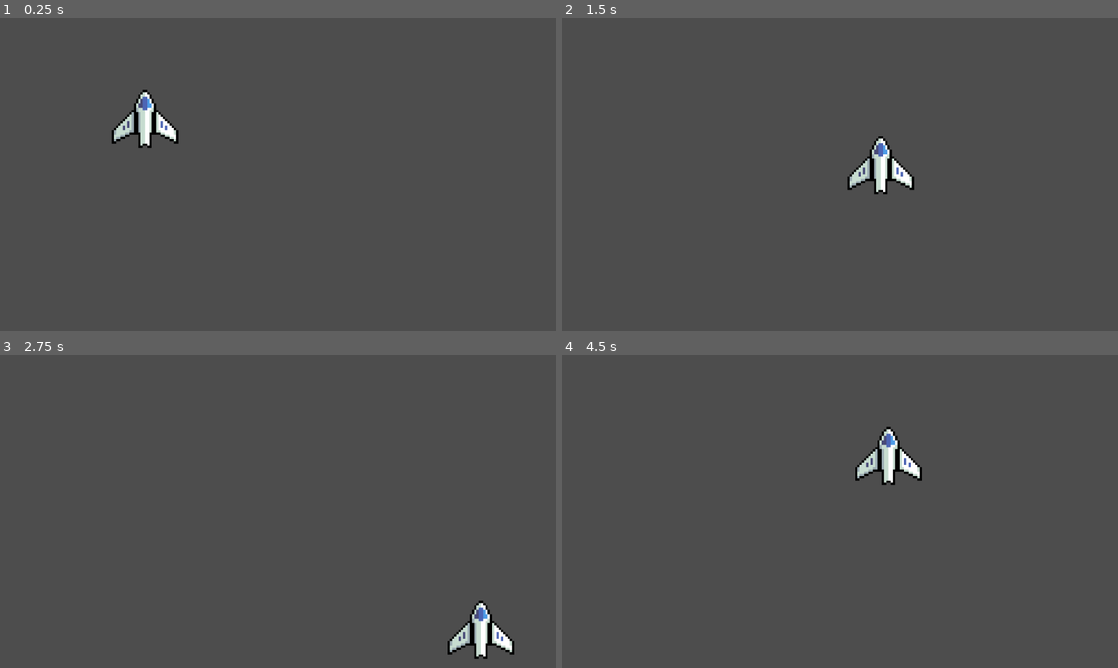
Above: before the commit, frames 1-4 (two rows, left to right).
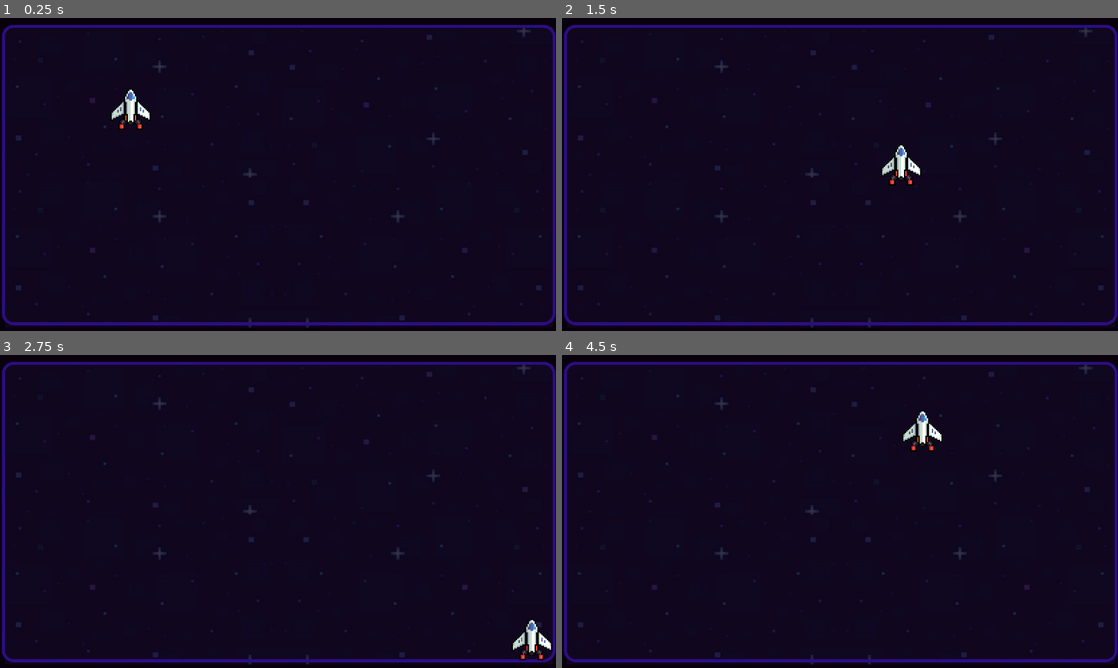
Above: after the commit, the same moments.

Repository: Guilherme-Abraao/ux-game
Game: Godot game, scene res://sapace.tscn
Two runs of this game, one before a commit and one after it. Both use one fixed random seed, a clock stepped at 60 frames per second and the inputs below.
Inputs (mouse positions are in pixels of both pictures, inside the frame that each line leads up to):
- Up to frame 1 (0.25 s): no input
- Up to frame 2 (1.5 s): tap Enter at 0.5 s; hold Right (ui_right) 0.53-1.28 s; hold Down (ui_down) from 1.28 s (still down)
- Up to frame 3 (2.75 s): release Down (ui_down) at 2.03 s; hold Right (ui_right) from 2.03 s (still down)
- Up to frame 4 (4.5 s): release Right (ui_right) at 2.78 s; hold Up (ui_up) 2.78-3.53 s; hold Left (ui_left) 3.53-4.25 s; tap Escape (ui_cancel) at 4.15 s; click (840, 495) at 4.25 s, where only the run after the commit has a clickable "RESUME"

The runs differ from the first frame. In frame 1, 100% of the frame differs, in the area x 0-100%, y 0-100%; in frame 2, 100%; in frame 3, 100%; in frame 4, 100%.

Commit message:
Tela de Pausa e Background

Diff:
--- /dev/null
+++ b/pause_menu.gd
@@ -0,0 +1,29 @@
+extends CanvasLayer
+
+@onready var resume_btn = $menu_holder/resume_btn
+@onready var quit_btn_2 = $menu_holder/quit_btn2
+
+# Called when the node enters the scene tree for the first time.
+func _ready():
+	visible = false
+
+
+# Called every frame. 'delta' is the elapsed time since the previous frame.
+func _process(delta):
+	pass
+
+
+func _unhandled_input(event):
+	if event.is_action_pressed("ui_cancel"):
+		visible = true
+		get_tree().paused = true
+		resume_btn.grab_focus()
+
+
+func _on_resume_btn_pressed():
+	get_tree().paused = false
+	visible = false
+
+
+func _on_quit_btn_2_pressed():
+	get_tree().quit()
--- /dev/null
+++ b/prefabs/pause_menu.tscn
@@ -0,0 +1,47 @@
+[gd_scene load_steps=5 format=3 uid="uid://ds23m4ungog48"]
+
+[ext_resource type="Script" path="res://pause_menu.gd" id="1_3klae"]
+[ext_resource type="Theme" uid="uid://b17j51omndg6v" path="res://theme/pause_menu.tres" id="1_cndoq"]
+
+[sub_resource type="InputEventAction" id="InputEventAction_jm6mu"]
+action = &"ui_cancel"
+
+[sub_resource type="Shortcut" id="Shortcut_vyecr"]
+events = [SubResource("InputEventAction_jm6mu")]
+
+[node name="pause_menu" type="CanvasLayer"]
+process_mode = 3
+visible = false
+script = ExtResource("1_3klae")
+
+[node name="bg_overlay" type="ColorRect" parent="."]
+anchors_preset = 15
+anchor_right = 1.0
+anchor_bottom = 1.0
+grow_horizontal = 2
+grow_vertical = 2
+color = Color(0, 0, 0, 0.254902)
+
+[node name="menu_holder" type="VBoxContainer" parent="."]
+anchors_preset = 14
+anchor_top = 0.5
+anchor_right = 1.0
+anchor_bottom = 0.5
+offset_top = -33.0
+offset_bottom = 33.0
+grow_horizontal = 2
+grow_vertical = 2
+
+[node name="resume_btn" type="Button" parent="menu_holder"]
+layout_mode = 2
+theme = ExtResource("1_cndoq")
+shortcut = SubResource("Shortcut_vyecr")
+text = "RESUME"
+
+[node name="quit_btn2" type="Button" parent="menu_holder"]
+layout_mode = 2
+theme = ExtResource("1_cndoq")
+text = "QUIT GAME"
+
+[connection signal="pressed" from="menu_holder/resume_btn" to="." method="_on_resume_btn_pressed"]
+[connection signal="pressed" from="menu_holder/quit_btn2" to="." method="_on_quit_btn_2_pressed"]
--- a/sapace.tscn
+++ b/sapace.tscn
@@ -1,7 +1,10 @@
-[gd_scene load_steps=7 format=3 uid="uid://b4n5u3lrpw7s"]
+[gd_scene load_steps=11 format=3 uid="uid://b4n5u3lrpw7s"]
 
 [ext_resource type="Texture2D" uid="uid://chh1svybeu0ud" path="res://asset/nave.png" id="1_4rhmt"]
 [ext_resource type="Script" path="res://scripts/nave.gd" id="1_y0o1w"]
+[ext_resource type="PackedScene" uid="uid://ds23m4ungog48" path="res://prefabs/pause_menu.tscn" id="3_yhvdh"]
+[ext_resource type="Texture2D" uid="uid://cg5pn4rnbmyng" path="res://asset/Background/BG.png" id="4_foun3"]
+[ext_resource type="Shader" path="res://shaders/moviment_bg.gdshader" id="4_wg5yt"]
 
 [sub_resource type="RectangleShape2D" id="RectangleShape2D_27gqx"]
 size = Vector2(1208, 20)
@@ -15,6 +18,9 @@
 [sub_resource type="RectangleShape2D" id="RectangleShape2D_jvfqx"]
 size = Vector2(20, 688)
 
+[sub_resource type="ShaderMaterial" id="ShaderMaterial_qxylm"]
+shader = ExtResource("4_wg5yt")
+
 [node name="Space" type="Node2D"]
 
 [node name="nave" type="CharacterBody2D" parent="."]
@@ -25,22 +31,28 @@
 [node name="CharacterBody2D" type="CharacterBody2D" parent="nave"]
 
 [node name="CollisionPolygon2D" type="CollisionPolygon2D" parent="nave"]
-polygon = PackedVector2Array(-5, -63, 4, -63, 29, -17, 72, 24, 72, 52, 63, 53, 33, 34, 14, 34, 15, 63, -14, 62, -13, 34, -33, 33, -63, 53, -73, 54, -72, 24, -24, -20, -23, -34)
+visible = false
+position = Vector2(-30.8316, -27.45)
+scale = Vector2(0.609623, 0.609623)
+polygon = PackedVector2Array(-5, -63, 4, -63, 29, -17, 72, 24, 72, 52, 63, 53, 30.8906, 30.2646, 22.6888, 31.905, 22.6888, 41.7471, 30.8906, 43.3875, 39.0923, 51.5893, 42.3731, 81.1157, 19.4081, 81.1157, 19.4081, 66.3525, -19.9605, 66.3525, -19.9605, 81.1157, -44.5659, 81.1157, -42.9255, 63.0717, -31.443, 43.3875, -23.2412, 43.3875, -23.2412, 31.905, -33, 33, -63, 53, -73, 54, -72, 24, -24, -20, -23, -34)
 
 [node name="Nave" type="Sprite2D" parent="nave"]
-scale = Vector2(0.372881, 0.372881)
+position = Vector2(-31, -24)
+scale = Vector2(0.225989, 0.225988)
 texture = ExtResource("1_4rhmt")
 
 [node name="StaticBody2D" type="StaticBody2D" parent="."]
 position = Vector2(600, 667)
 
 [node name="CollisionShape2D" type="CollisionShape2D" parent="StaticBody2D"]
+visible = false
 shape = SubResource("RectangleShape2D_27gqx")
 
 [node name="StaticBody2D2" type="StaticBody2D" parent="."]
 position = Vector2(599, 12)
 
 [node name="CollisionShape2D" type="CollisionShape2D" parent="StaticBody2D2"]
+visible = false
 position = Vector2(-6, -1)
 shape = SubResource("RectangleShape2D_c4t2l")
 
@@ -48,11 +60,28 @@
 position = Vector2(1, 364)
 
 [node name="CollisionShape2D" type="CollisionShape2D" parent="StaticBody2D3"]
+visible = false
 shape = SubResource("RectangleShape2D_rjoxg")
 
 [node name="StaticBody2D4" type="StaticBody2D" parent="."]
 position = Vector2(1201, 338)
 
 [node name="CollisionShape2D" type="CollisionShape2D" parent="StaticBody2D4"]
+visible = false
 position = Vector2(1, 0)
 shape = SubResource("RectangleShape2D_jvfqx")
+
+[node name="pause_menu" parent="." instance=ExtResource("3_yhvdh")]
+
+[node name="BG" type="ParallaxBackground" parent="."]
+
+[node name="ParallaxLayer" type="ParallaxLayer" parent="BG"]
+motion_scale = Vector2(0.3, 1)
+
+[node name="texture" type="Sprite2D" parent="BG/ParallaxLayer"]
+texture_repeat = 2
+material = SubResource("ShaderMaterial_qxylm")
+position = Vector2(-22, -12)
+scale = Vector2(0.651563, 0.65)
+texture = ExtResource("4_foun3")
+centered = false
--- a/scripts/nave.gd
+++ b/scripts/nave.gd
@@ -1,6 +1,6 @@
 extends CharacterBody2D
 
-const SPEED = 500.0
+const SPEED = 600.0
 
 func _physics_process(delta):
 	# Get the input direction and handle the movement.
--- /dev/null
+++ b/shaders/moviment_bg.gdshader
@@ -0,0 +1,16 @@
+shader_type canvas_item;
+
+uniform float move_speed = 0.5;
+
+void vertex() {
+	// Called for every vertex the material is visible on.
+}
+
+void fragment() {
+	COLOR = texture(TEXTURE, vec2(UV.x + TIME * move|_speed, UV.y));
+}
+
+//void light() {
+	// Called for every pixel for every light affecting the CanvasItem.
+	// Uncomment to replace the default light processing function with this one.
+//}
--- /dev/null
+++ b/theme/pause_menu.tres
@@ -0,0 +1,19 @@
+[gd_resource type="Theme" load_steps=5 format=3 uid="uid://b17j51omndg6v"]
+
+[sub_resource type="StyleBoxEmpty" id="StyleBoxEmpty_mngq6"]
+
+[sub_resource type="StyleBoxEmpty" id="StyleBoxEmpty_hl4nh"]
+
+[sub_resource type="StyleBoxEmpty" id="StyleBoxEmpty_kijit"]
+
+[sub_resource type="StyleBoxEmpty" id="StyleBoxEmpty_ilkmh"]
+
+[resource]
+Button/colors/font_focus_color = Color(0.992157, 0.34902, 0.129412, 1)
+Button/colors/font_hover_color = Color(0.992157, 0.34902, 0.129412, 1)
+Button/colors/font_pressed_color = Color(0.827805, 0.256143, 0.0229894, 1)
+Button/font_sizes/font_size = 48
+Button/styles/focus = SubResource("StyleBoxEmpty_mngq6")
+Button/styles/hover = SubResource("StyleBoxEmpty_hl4nh")
+Button/styles/normal = SubResource("StyleBoxEmpty_kijit")
+Button/styles/pressed = SubResource("StyleBoxEmpty_ilkmh")
Binary file added: asset/Background/BG.png
Not shown, added: asset/Background/BG.png.import
Binary file changed: asset/nave.png
Binary file added: asset/nave_player.png
Not shown, added: asset/nave_player.png.import
